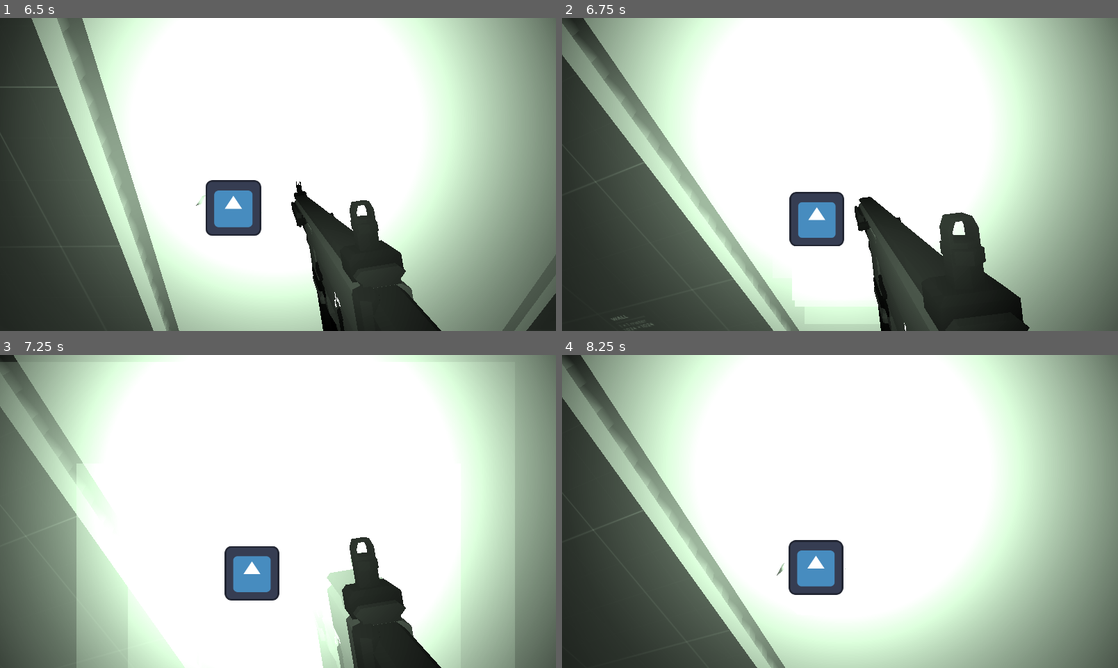
Above: before the commit, frames 1-4 (two rows, left to right).
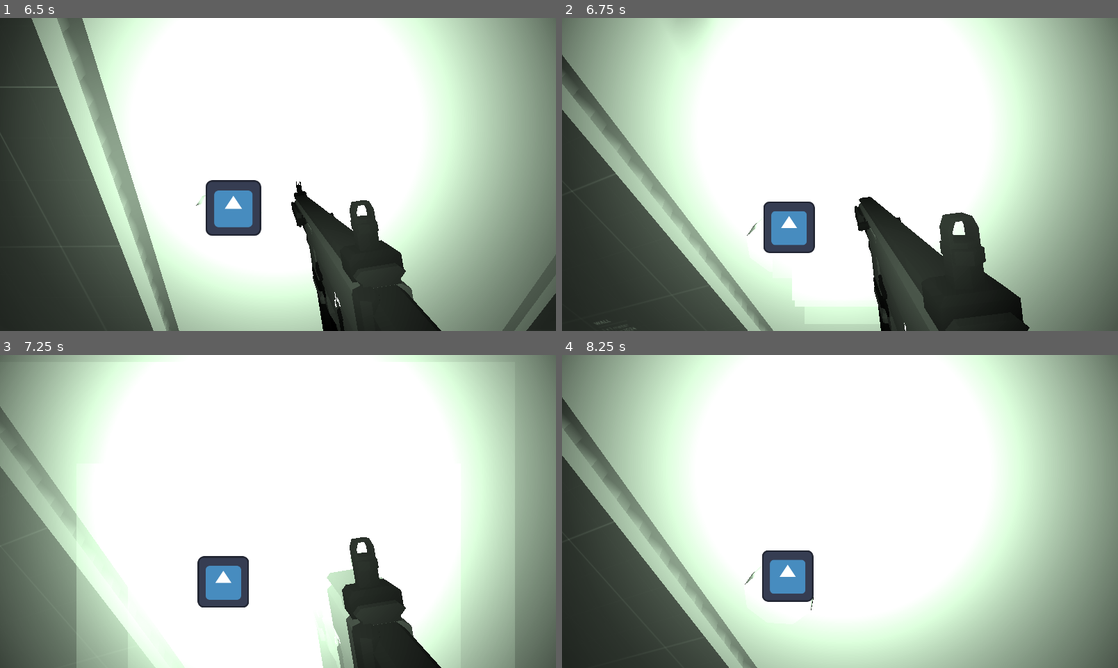
Above: after the commit, the same moments.

Repository: Ieida/Tactical-FPS-Godot
Game: Godot game, scene res://main_menu/main_menu.tscn
The game is run twice, just before and just after one commit, with the same random seed, the same clock (stepped at 60 frames per second) and the same inputs. The engine's default icon, where the game draws it, is replaced by a stand-in: a white triangle on a blue panel in a dark square.
Inputs (mouse positions are in pixels of both pictures, inside the frame that each line leads up to):
- Up to frame 1 (6.5 s): click "PLAY TEST" at 0.5 s; tap Enter at 1.25, 3.5 s; move the mouse to (305, 174) at 1.27 s; hold W (move_forward) from 1.28 s (still down); tap F (flashlight_toggle) at 1.35 s; move the mouse to (250, 174) at 2.02 s; tap 3 (grenade) at 2.1 s; tap Space at 2.75, 5.75 s; move the mouse to (289, 168) at 2.77 s; tap Z (laser_toggle) at 2.85 s; move the mouse to (272, 180) at 3.52 s; tap N (night_vision) at 3.6 s; move the mouse to (316, 177) at 4.27 s; tap 1 (primary) at 4.35 s; move the mouse to (233, 171) at 5.02 s; tap T (rack_slide) at 5.1 s; move the mouse to (283, 174) at 5.77 s; tap 2 (secondary) at 5.85 s
- Up to frame 2 (6.75 s): tap Enter at 6.5 s; move the mouse to (817, 168) at 6.52 s; release W (move_forward) at 6.53 s; hold E (lean_right) from 6.53 s (still down); click (817, 168) at 6.6 s
- Up to frame 3 (7.25 s): keep holding E (lean_right)
- Up to frame 4 (8.25 s): move the mouse to (867, 511) at 7.27 s; release E (lean_right) at 7.28 s; hold W (move_forward) from 7.28 s (still down); tap F (flashlight_toggle) at 7.35 s; tap Space at 8 s; move the mouse to (812, 511) at 8.02 s; tap 3 (grenade) at 8.1 s

Frame 1 is identical in both runs. In frame 2, 11% of the frame differs, in the area x 0-69%, y 0-100%; in frame 3, 7.4%; in frame 4, 11%.

Commit message:
leaning changes

Diff:
--- a/player/lean.gd
+++ b/player/lean.gd
@@ -4,19 +4,24 @@
 
 var side = NONE
 @export var angle: float = 20
+@export var distance: float = 0.1
 
 func _process(delta):
 	if Input.is_action_just_pressed("lean_right"):
 		if side == RIGHT:
 			rotation_degrees.z = 0
+			position.x = 0
 			side = NONE
 		else:
 			rotation_degrees.z = -angle
+			position.x = distance
 			side = RIGHT
 	if Input.is_action_just_pressed("lean_left"):
 		if side == LEFT:
 			rotation_degrees.z = 0
+			position.x = 0
 			side = NONE
 		else:
 			rotation_degrees.z = angle
+			position.x = -distance
 			side = LEFT
